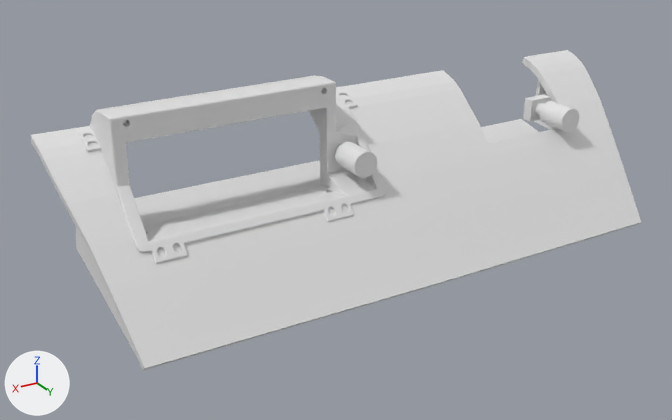
What one commit did to the Blender file BluetoothController/LCDPanel.blend.
Camera for both pictures: a 50 mm lens placed at (0.238, 0.366, 0.153), pointed at (0.02, 0.003, -0.028). Lighting does not change. The marker at lower left points along +X, +Y and +Z.

Names of what the first picture shows: 'Dash Blocking Elements', 'Dash Estimate Cut', 'Dial 1', 'Dial 2', 'LCD Panel Left', 'LCD Panel Right'.
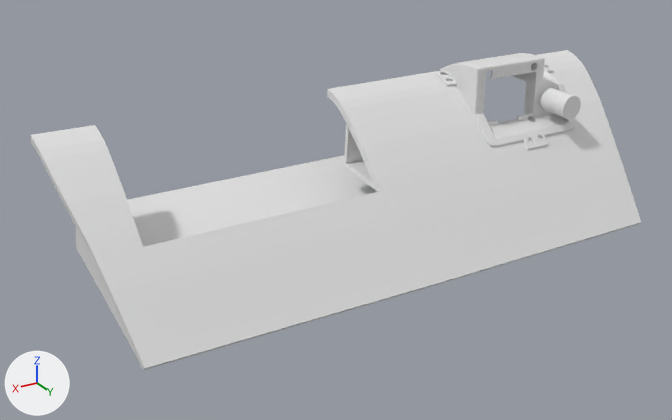
What the commit changed:
Mesh me_cube_013 is new.
It has 2256 vertices, 2087 faces and spans x -0.0001..0.0725, y -0.027..0.0227, z -0.0103..0.0328.
Object 'Dial 1' (ob_dial_1) is now hidden.
Object 'Dial 2' (ob_dial_2) moves from (-0.112, -0.0009, 0.0022) to (-0.112, -0.0009, 0.0092).
Object 'LCD Panel Right' (ob_lcd_panel_right) is now hidden.
Object 'LCD Panel Left' (ob_lcd_panel_left) is now hidden.
Object 'OLED Panel' (ob_oled_panel) is new; it shows me_cube_013.
Its location is (-0.1296, 0.0, -0.0004).

Where the change shows, as pixel boxes (x1, y1, x2, y2) in the pictures (672 x 420 px):
'LCD Panel Left', hidden
    before: (79, 90, 268, 264)
'LCD Panel Right', hidden
    before: (225, 75, 386, 224)
'OLED Panel', added
    after: (436, 53, 577, 150)
'Dial 2', moved
    before: (523, 94, 579, 132)
    after: (524, 85, 581, 119)
'Dial 1', hidden
    before: (335, 142, 377, 178)
